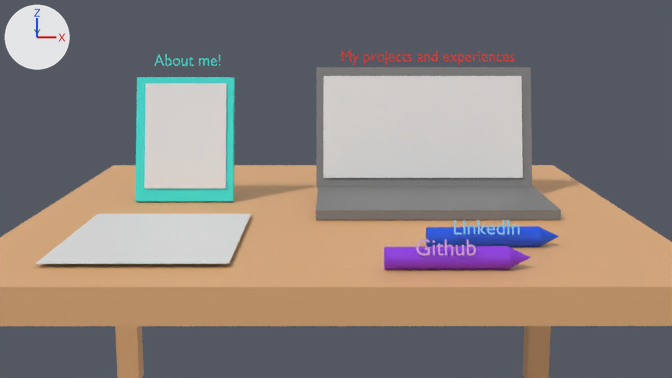
Renders of the Blender file untitled.blend from each side of a commit.
One viewpoint serves both versions: the file's camera 'Camera'. Arrows for +X, +Y and +Z are at upper left; the lights stay in place.

Objects in the first picture: 'aboutme', 'github', 'laptop.001', 'laptop.002', 'laptopscreen', 'leg2', 'leg4', 'linkedin', 'pencil1', 'pencil2', 'photoframe', 'photoscreen', 'projandexp', 'resumescreen', 'tabletop'.
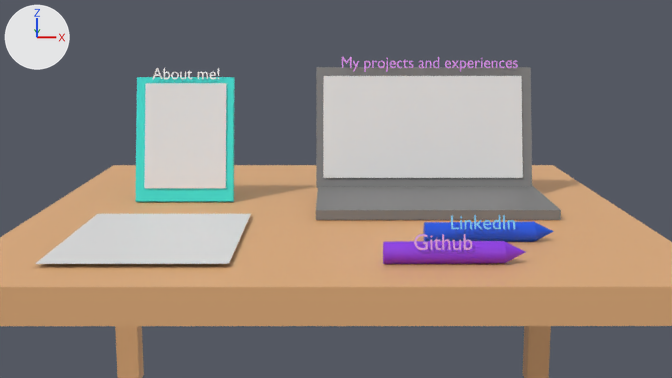
What changed in the scene script:
```text
Change mat_material_013:
    mat_material_013.base_color: (0.0395, 0.799, 0.723) -> (1.0, 1.0, 1.0)  # cyan #38e7dd -> white #ffffff
Change mat_material_014:
    mat_material_014.base_color: (0.8, 0.0207, 0.00934) -> (0.837, 0.339, 1.0)  # red #e72718 -> purple #ec9dff
Change ob_pencil2:
    ob_pencil2.location: (4.23, -3.72, -2.24) -> (4.23, -3.05, -2.24)
Change ob_pencil1:
    ob_pencil1.location: (2.88, -6.27, -2.21) -> (2.88, -5.67, -2.21)
Change ob_aboutme:
    ob_aboutme.location: (-6.62, 4.2, 2.32) -> (-6.62, 3.79, 1.86)
Change ob_github:
    ob_github.location: (2.04, -6.64, -2.05) -> (2.04, -6.05, -2.05)
Change ob_linkedin:
    ob_linkedin.location: (3.31, -4.15, -2.06) -> (3.31, -3.47, -2.06)
Change ob_projandexp:
    ob_projandexp.location: (0.17, 5.49, 2.43) -> (0.17, 4.91, 2.21)
```

Boxes (x1, y1, x2, y2) around the edits, measured in the pictures (672 x 378 px):
'pencil1', moved
    before: (384, 246, 531, 270)
    after: (383, 241, 525, 264)
'pencil2', moved
    before: (426, 226, 559, 247)
    after: (423, 221, 554, 242)
'projandexp', recoloured, moved
    before: (342, 51, 515, 65)
    after: (342, 57, 518, 72)
'github', moved
    before: (416, 239, 476, 256)
    after: (414, 234, 472, 250)
'linkedin', moved
    before: (454, 220, 520, 235)
    after: (451, 215, 515, 230)
'aboutme', recoloured, moved
    before: (154, 54, 220, 66)
    after: (153, 68, 219, 79)
